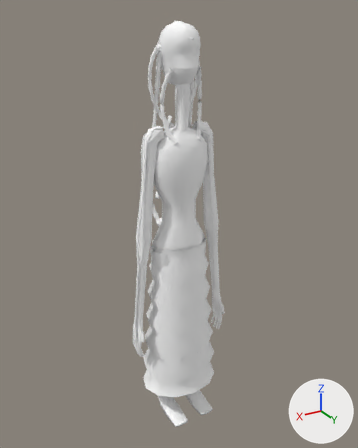
An edit to the glTF model put_a_sock_in_it/assets/people/laundress.glb, drawn before and after from the same camera.
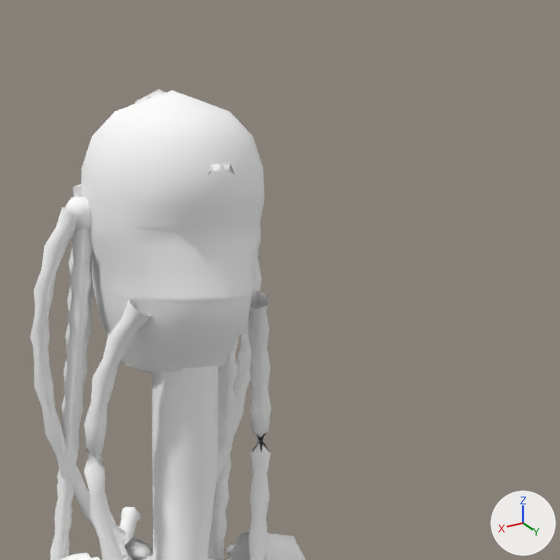
Each version is shown whole from a camera (50 mm lens) standing at (1.181, 1.967, 2.126) and looking at (-0.052, -0.087, 1.099), then close up on the part from 39% to 75% of the width and 0% to 28% of the height. The axes (+X, +Y, +Z) are drawn at lower right. The lights are the same throughout. The first two pictures are the older version. Vertices at exactly the same position are counted once.

The older version as bpy lines, for what is in view:
```python
me_laundress = bpy.data.meshes.new('laundress')
me_laundress.from_pydata(...)  # 4435 vertices, 8227 faces; spans x -0.27..0.28, y -0.36..0.17, z 0.0..2.09
me_laundress.materials.append(mat_laundress)  # white #ffffff
ob_laundress = bpy.data.objects.new('laundress', me_laundress)
ob_laundress.location = (0.0, 0.0, 0.0)
```
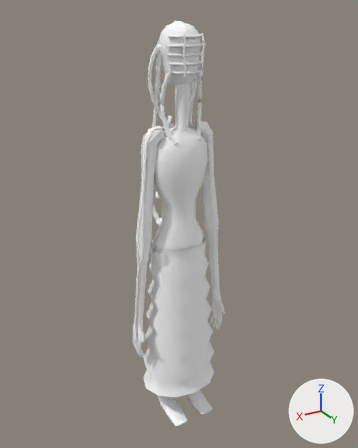
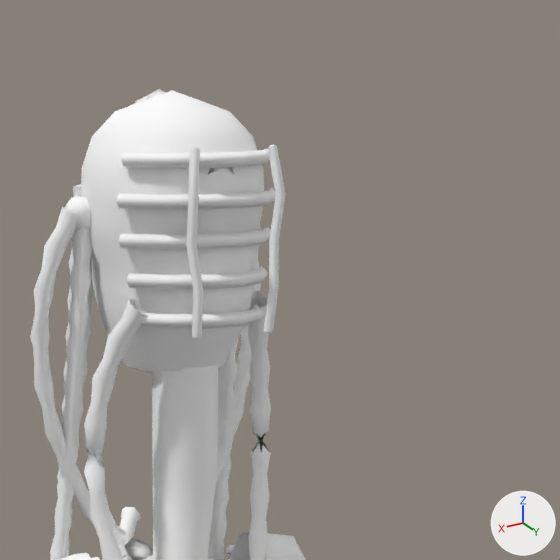
What differs and where, as boxes (x1, y1, x2, y2) in the close-ups (560 x 560 px):
part 1 of me_laundress, added
    after: (126, 266, 268, 289)
part 2 of me_laundress, added
    after: (118, 227, 271, 249)
part 3 of me_laundress, added
    after: (116, 188, 276, 209)
part 4 of me_laundress, added
    after: (121, 149, 269, 168)
part 5 of me_laundress, added
    after: (186, 147, 203, 338)
part 6 of me_laundress, added
    after: (264, 145, 286, 333)
part 7 of me_laundress, built on
    before: (108, 291, 269, 340)
    after: (108, 291, 268, 340)

What changed in the scene script:
```text
Change me_laundress:
    used by ob_laundress; location = (0.0, 0.0, 0.0)
    remove me_laundress.from_pydata(...)  # 4435 vertices, 8227 faces; spans x -0.27..0.28, y -0.36..0.17, z 0.0..2.09
    add me_laundress.from_pydata(...)  # 4609 vertices, 8547 faces; spans x -0.27..0.28, y -0.36..0.17, z 0.0..2.09
    me_laundress part 1: a new loose piece of 26 vertices spanning x -0.08..0.08, y 0.05..0.11, z 1.91..1.92, in mat_laundress (white #ffffff)
    me_laundress part 2: a new loose piece of 26 vertices spanning x -0.09..0.09, y 0.04..0.1, z 1.95..1.96, in mat_laundress (white #ffffff)
    me_laundress part 3: a new loose piece of 26 vertices spanning x -0.09..0.09, y 0.05..0.11, z 1.98..2.0, in mat_laundress (white #ffffff)
    me_laundress part 4: a new loose piece of 26 vertices spanning x -0.09..0.09, y 0.05..0.11, z 2.02..2.03, in mat_laundress (white #ffffff)
    me_laundress part 5: a new loose piece of 22 vertices spanning x 0.04..0.05, y 0.11..0.13, z 1.87..2.04, in mat_laundress (white #ffffff)
    me_laundress part 6: a new loose piece of 22 vertices spanning x -0.05..-0.04, y 0.11..0.13, z 1.87..2.04, in mat_laundress (white #ffffff)
    me_laundress part 7
    24 faces are deleted
    4 vertices move within x -0.08..0.08, y 0.04..0.05, z 1.88
    26 vertices are added at x -0.08..0.08, y 0.04..0.11, z 1.88..1.89
    72 new faces join them
```
